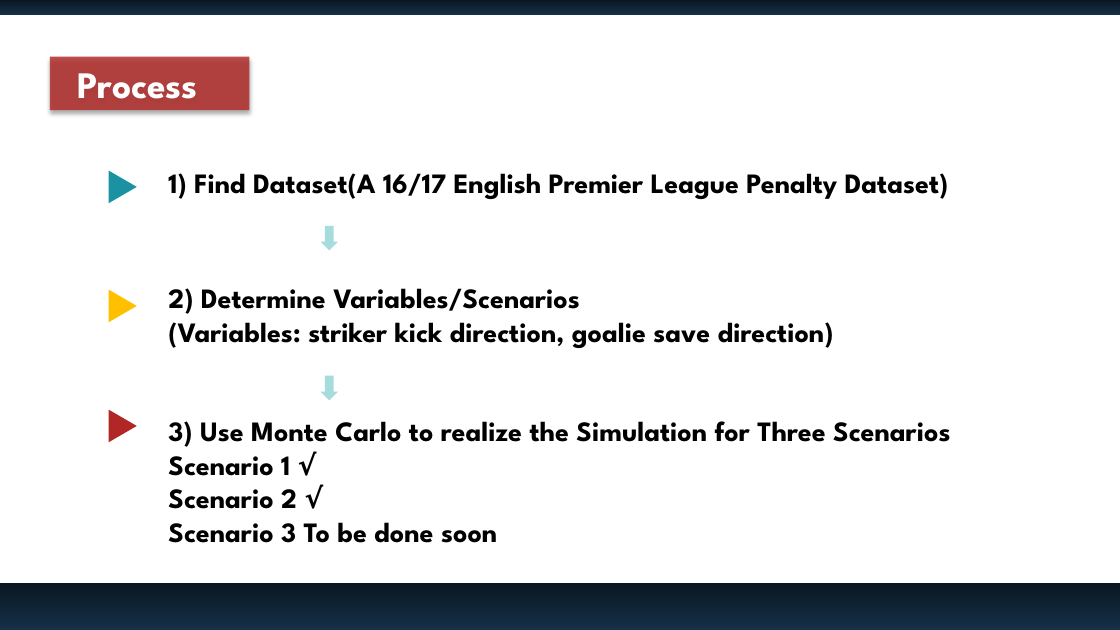
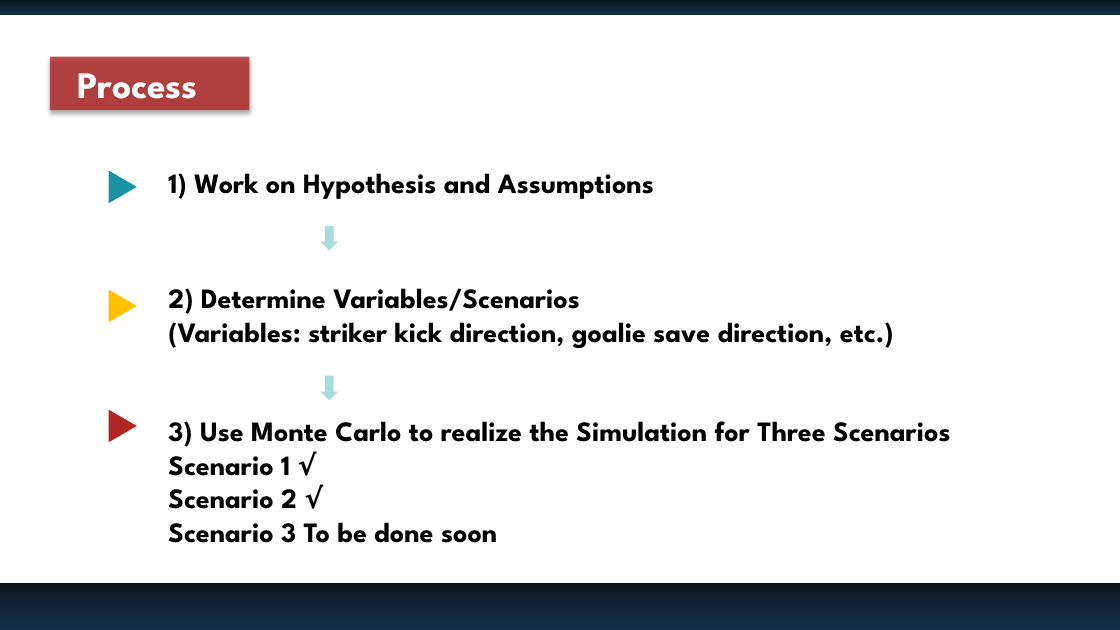
Before and after one commit to saloneeshah/Final-Project, a slide deck: slide 5 of Goalkeepr Success Rate Slide.pptx. Drawn at 1120x630 pixels with LibreOffice and Linux fonts; fonts in the diff are those of the drawing. Boxes give left, top, right and bottom in pixels: in the first picture for what was removed or moved away, otherwise in the second. Text is boxed around its words. In the diff, an @@ line names an element or a change of style, - is before the commit and + after.

```diff
--- a/Goalkeepr Success Rate Slide.pptx
+++ b/Goalkeepr Success Rate Slide.pptx
@@ text at [168,173,654,199]: text changed @@
-1) Find Dataset(A 16/17 English Premier League Penalty Dataset)
+1) Work on Hypothesis and Assumptions
@@ text at [168,322,894,348]: text changed @@
-(Variables: striker kick direction, goalie save direction)
+(Variables: striker kick direction, goalie save direction, etc.)
```
Also in this commit, not shown: 4 other slides changed.
